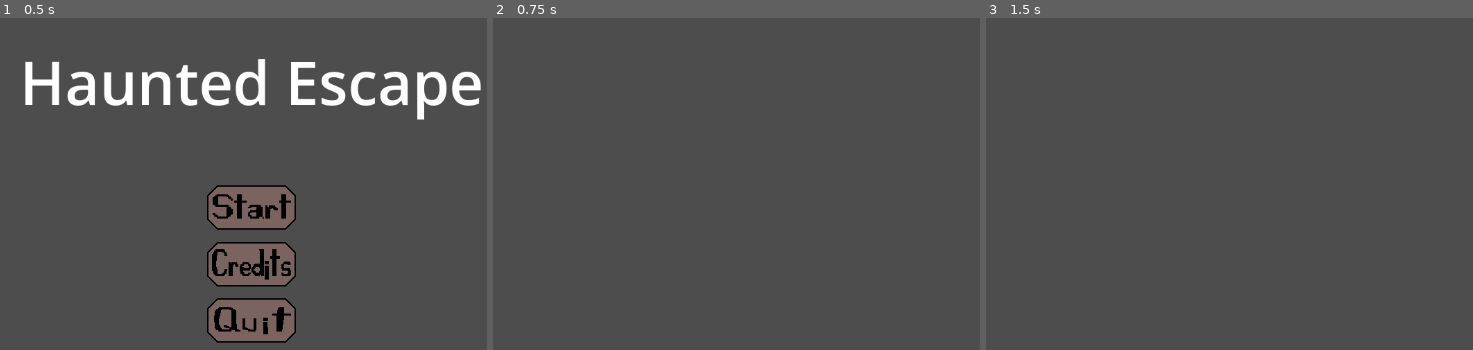
Above: before the commit, frames 1-3 (left to right).
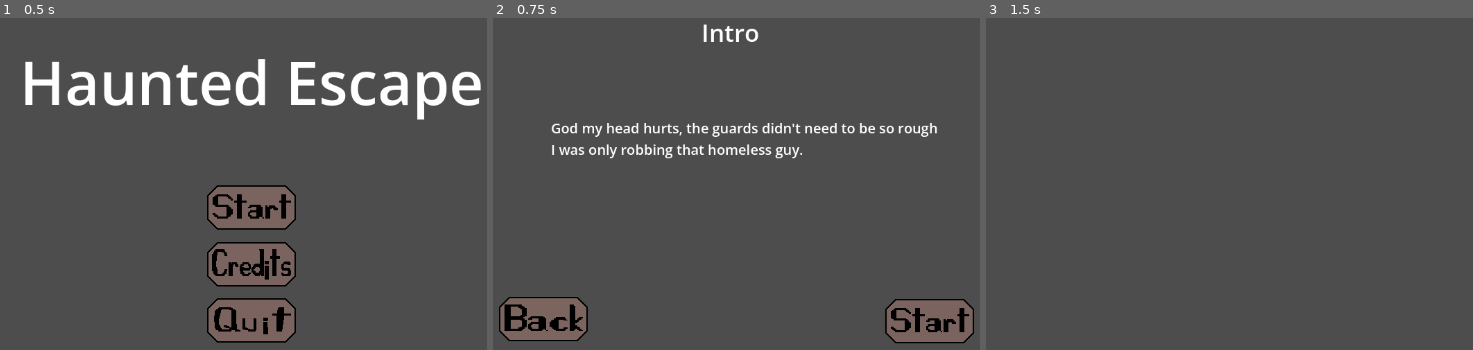
Above: after the commit, the same moments.

Repository: 3nter-Name/Game-Dev-Final-Project
Game: Godot game, scene res://Non-Game Scenes/Menu.tscn
Same seed, same stepped clock (60 frames per second), same inputs: the game is played once before the commit and once after it. The project has no main scene, so this scene is started directly.
Inputs (mouse positions are in pixels of both pictures, inside the frame that each line leads up to):
- Up to frame 1 (0.5 s): no input
- Up to frame 2 (0.75 s): click (746, 207) at 0.5 s
- Up to frame 3 (1.5 s): click (1034, 320) at 1.27 s

Frame 1 is identical in both runs. In frame 2, 6.6% of the frame differs, in the area x 1-99%, y 1-98%; in frame 3, nothing differs.

Commit message:
Intro Added

Diff:
--- a/Non-Game Scenes/Intro.tscn
+++ b/Non-Game Scenes/Intro.tscn
@@ -1,4 +1,12 @@
 [gd_scene format=3 uid="uid://b4d144urq208r"]
+
+[ext_resource type="LabelSettings" uid="uid://dn1lkibt7c8ow" path="res://Story_Title.tres" id="1_fixxg"]
+[ext_resource type="LabelSettings" uid="uid://fuo25k1j7rtg" path="res://Story_Text.tres" id="2_q04c3"]
+[ext_resource type="Texture2D" uid="uid://cgng2gthhn11x" path="res://Non-Game Scenes/Buttons/Start/Start_base.png" id="3_x4iwp"]
+[ext_resource type="Texture2D" uid="uid://cxx4daon1j7hd" path="res://Non-Game Scenes/Buttons/Start/Start_Hover.png" id="4_0677o"]
+[ext_resource type="Script" uid="uid://cqwi12oro82b3" path="res://Non-Game Scenes/Buttons/button_base.gd" id="5_30556"]
+[ext_resource type="Texture2D" uid="uid://cs87bn3d3o4bo" path="res://Non-Game Scenes/Buttons/Back/Back_Base.png" id="6_urjjl"]
+[ext_resource type="Texture2D" uid="uid://bmi6dh58ci0xn" path="res://Non-Game Scenes/Buttons/Back/Back_Hover.png" id="7_14f6d"]
 
 [node name="Intro" type="Control" unique_id=1466862862]
 layout_mode = 3
@@ -7,3 +15,74 @@
 anchor_bottom = 1.0
 grow_horizontal = 2
 grow_vertical = 2
+
+[node name="Background" type="TextureRect" parent="." unique_id=1233563036]
+layout_mode = 0
+offset_right = 40.0
+offset_bottom = 40.0
+
+[node name="Title" type="Label" parent="." unique_id=1305495792]
+layout_mode = 1
+anchors_preset = 5
+anchor_left = 0.5
+anchor_right = 0.5
+offset_left = -62.0
+offset_top = 47.0
+offset_right = 63.0
+offset_bottom = 70.0
+grow_horizontal = 2
+text = "Intro"
+label_settings = ExtResource("1_fixxg")
+
+[node name="StoryText" type="Label" parent="." unique_id=2115823311]
+layout_mode = 1
+anchors_preset = 8
+anchor_left = 0.5
+anchor_top = 0.5
+anchor_right = 0.5
+anchor_bottom = 0.5
+offset_left = -20.0
+offset_top = -111.0
+offset_right = 20.0
+offset_bottom = -88.0
+grow_horizontal = 2
+grow_vertical = 2
+text = "God my head hurts, the guards didn't need to be so rough
+I was only robbing that homeless guy."
+label_settings = ExtResource("2_q04c3")
+
+[node name="Start" type="TextureButton" parent="." unique_id=1732613535]
+layout_mode = 1
+anchors_preset = 8
+anchor_left = 0.5
+anchor_top = 0.5
+anchor_right = 0.5
+anchor_bottom = 0.5
+offset_left = 203.0
+offset_top = 132.0
+offset_right = 331.0
+offset_bottom = 196.0
+grow_horizontal = 2
+grow_vertical = 2
+texture_normal = ExtResource("3_x4iwp")
+texture_hover = ExtResource("4_0677o")
+script = ExtResource("5_30556")
+where_to = "res://Non-Game Scenes/Intro.tscn"
+
+[node name="Back" type="TextureButton" parent="." unique_id=1039296075]
+layout_mode = 1
+anchors_preset = 8
+anchor_left = 0.5
+anchor_top = 0.5
+anchor_right = 0.5
+anchor_bottom = 0.5
+offset_left = -354.0
+offset_top = 129.0
+offset_right = -226.0
+offset_bottom = 193.0
+grow_horizontal = 2
+grow_vertical = 2
+texture_normal = ExtResource("6_urjjl")
+texture_hover = ExtResource("7_14f6d")
+script = ExtResource("5_30556")
+where_to = "res://Non-Game Scenes/Credits.tscn"
--- /dev/null
+++ b/Story_Text.tres
@@ -0,0 +1,4 @@
+[gd_resource type="LabelSettings" format=3 uid="uid://fuo25k1j7rtg"]
+
+[resource]
+font_size = 20
--- /dev/null
+++ b/Story_Title.tres
@@ -0,0 +1,4 @@
+[gd_resource type="LabelSettings" format=3 uid="uid://dn1lkibt7c8ow"]
+
+[resource]
+font_size = 35
